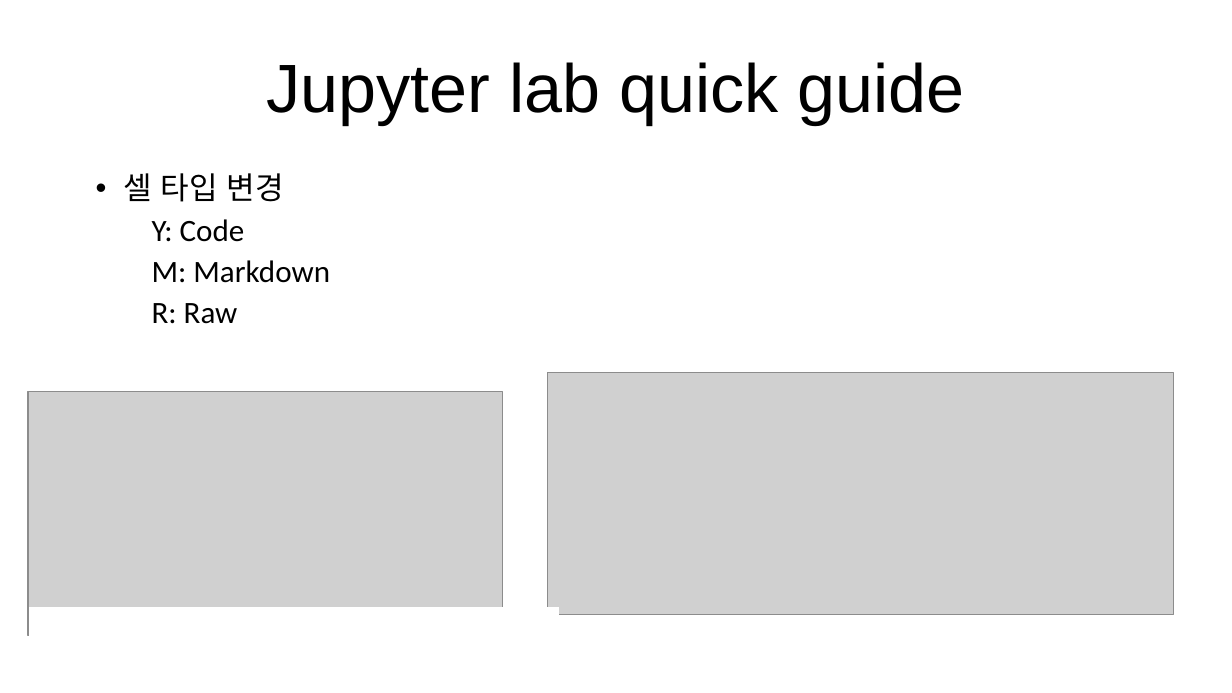
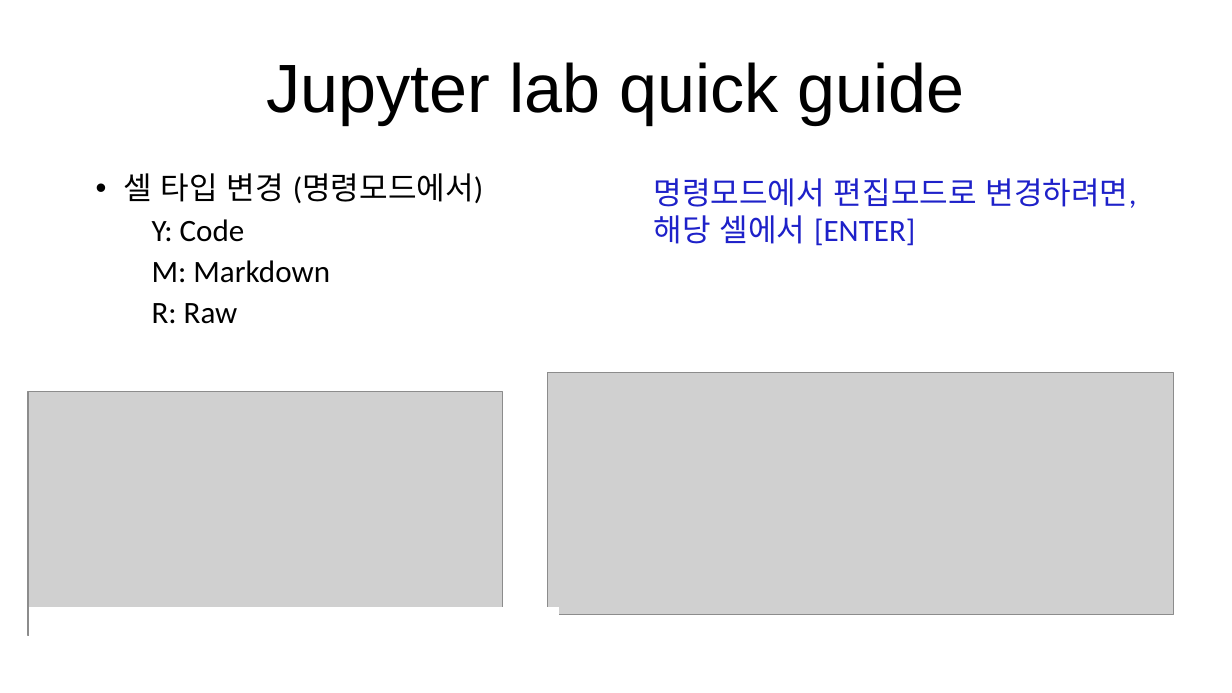
Before and after one commit to ideptor/dreamclass, a slide deck: slide 8 of 2307_datascience/lecture/파이썬설치.odp. Drawn at 1232x693 pixels with LibreOffice and Linux fonts; fonts in the diff are those of the drawing; grey boxes stand for pictures. Boxes give left, top, right and bottom in pixels: in the first picture for what was removed or moved away, otherwise in the second. Text is boxed around its words. In the diff, an @@ line names an element or a change of style, - is before the commit and + after.

```diff
--- a/2307_datascience/lecture/파이썬설치.odp
+++ b/2307_datascience/lecture/파이썬설치.odp
@@ text at box(124, 173, 484, 203): text changed @@
-• 셀 타입 변경
+• 셀 타입 변경 (명령모드에서)
@@ text added at box(654, 178, 1137, 246), 20 pt, text #1E21C9 @@
+명령모드에서 편집모드로 변경하려면,
+해당 셀에서 [ENTER]
```
Also in this commit, not shown: 1 other slide changed, 19 other files.
